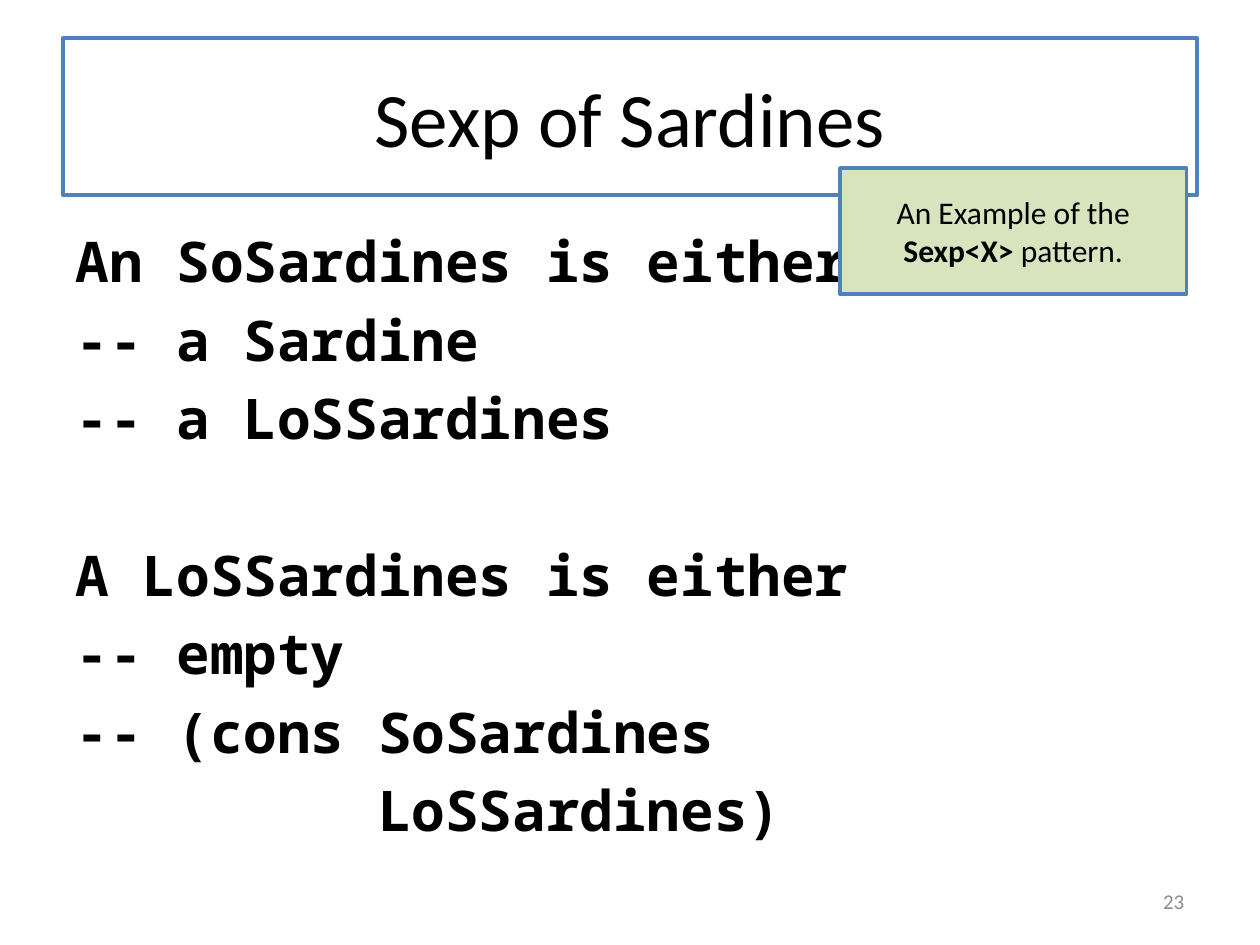
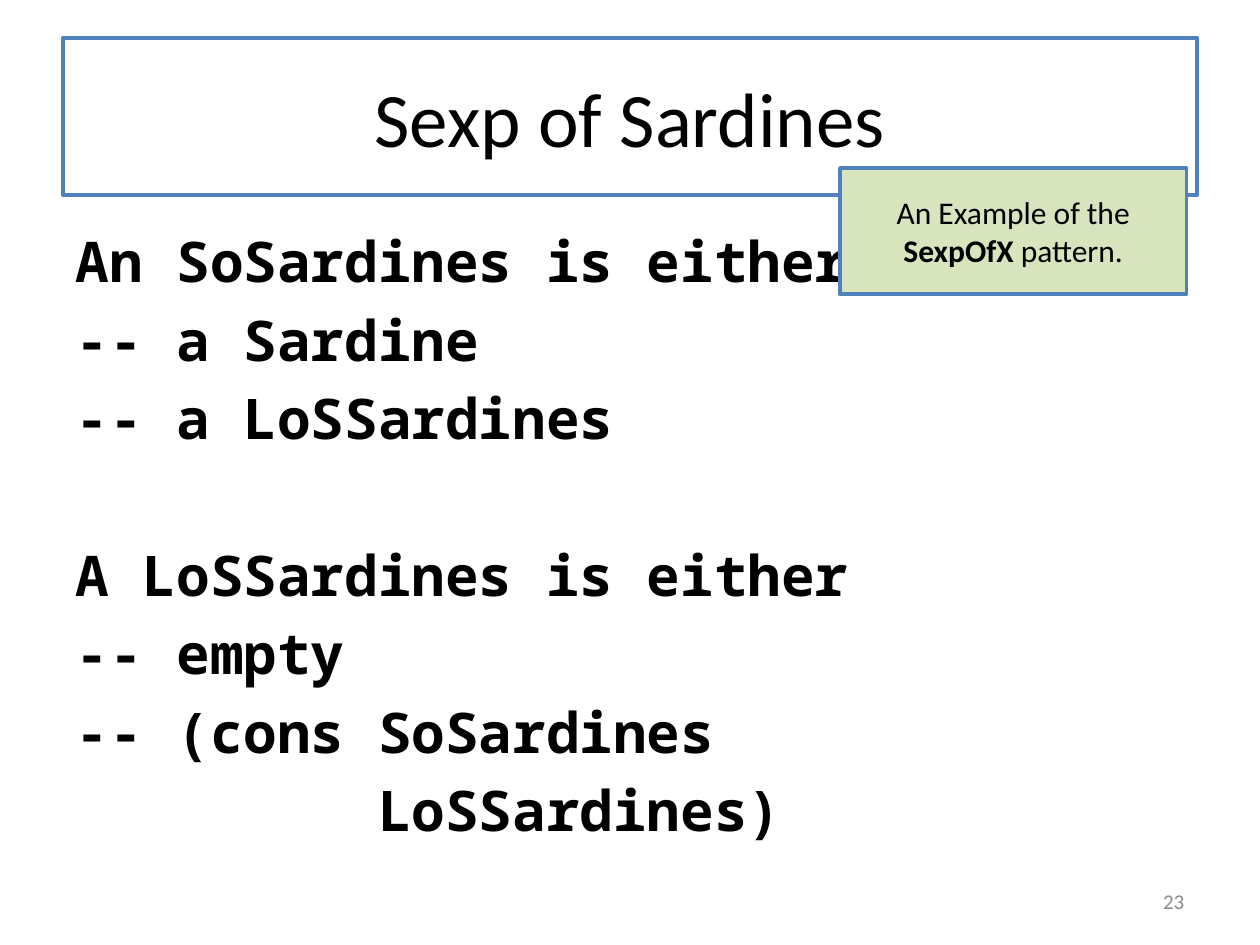
Before and after one commit to mwand/cs5010f16, a slide deck: slide 23 of Slides/Lesson 6.5 Lists of Lists.pptx. Drawn at 1260x945 pixels with LibreOffice and Linux fonts; fonts in the diff are those of the drawing. Boxes give left, top, right and bottom in pixels: in the first picture for what was removed or moved away, otherwise in the second. Text is boxed around its words. In the diff, an @@ line names an element or a change of style, - is before the commit and + after.

```diff
--- a/Slides/Lesson 6.5 Lists of Lists.pptx
+++ b/Slides/Lesson 6.5 Lists of Lists.pptx
@@ text in rectangle at (897,202,1130,267): text changed @@
-An Example of the Sexp<X> pattern.
+An Example of the SexpOfX pattern.
```
Also in this commit, not shown: 2 other slides changed, 6 other files.
